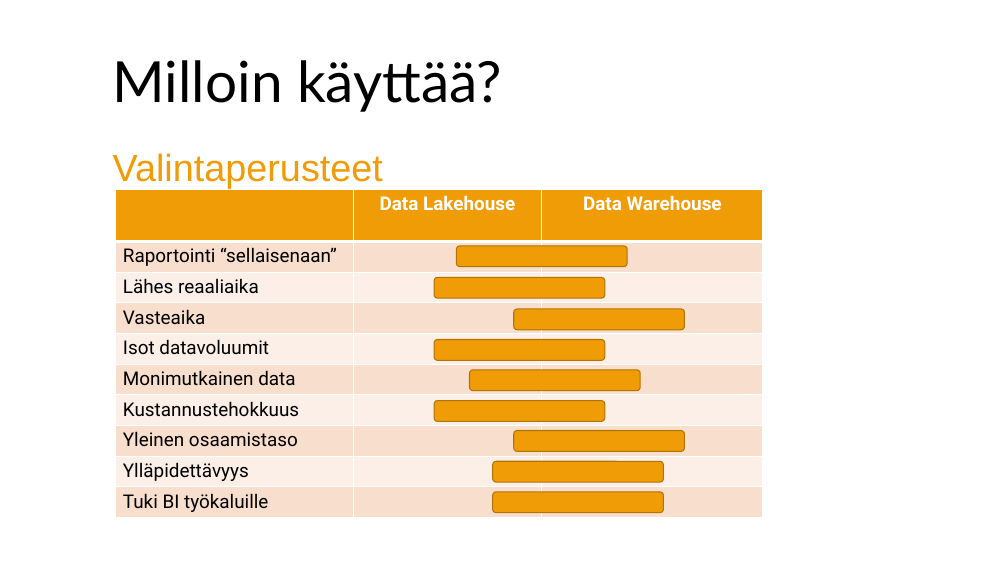
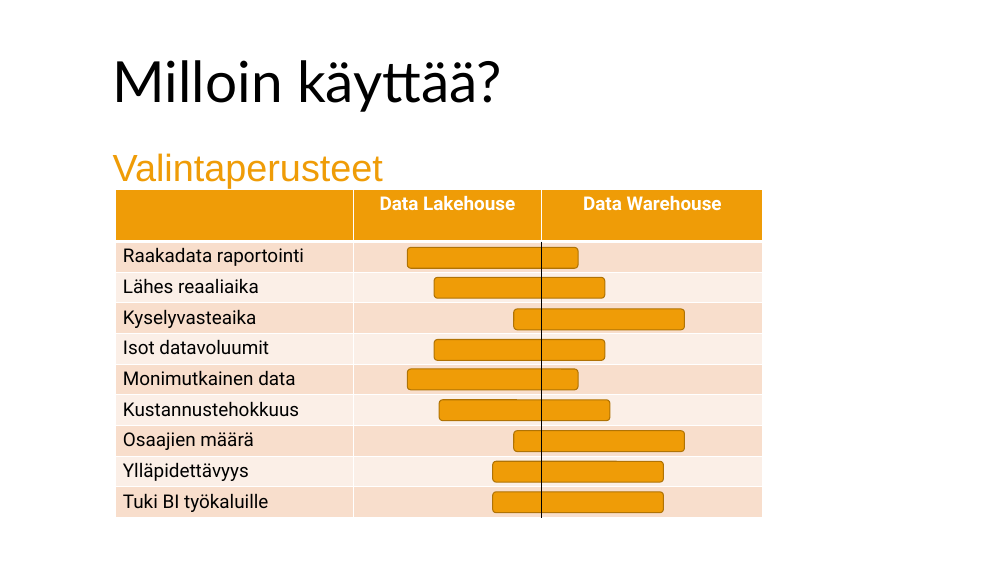
Before and after one commit to Qivada/ADA, a slide deck: slide 17 of Webinar/2023-03-09 - What is Data Lakehouse/Mikä ihmeen Data Lakehouse - FI.pptx. Drawn at 1008x567 pixels with LibreOffice and Linux fonts; fonts in the diff are those of the drawing; background and template pictures are left out. Boxes give left, top, right and bottom in pixels: in the first picture for what was removed or moved away, otherwise in the second. Text is boxed around its words. In the diff, an @@ line names an element or a change of style, - is before the commit and + after.

```diff
--- a/Webinar/2023-03-09 - What is Data Lakehouse/Mikä ihmeen Data Lakehouse - FI.pptx
+++ b/Webinar/2023-03-09 - What is Data Lakehouse/Mikä ihmeen Data Lakehouse - FI.pptx
@@ table at <box>116,190,763,519</box> @@
-row 2, column 1: Raportointi “sellaisenaan”
+row 2, column 1: Raakadata raportointi
-row 4, column 1: Vasteaika
+row 4, column 1: Kyselyvasteaika
-row 8, column 1: Yleinen osaamistaso
+row 8, column 1: Osaajien määrä
@@ rounded rectangle: place and size @@
-rounded rectangle at <box>457,246,628,267</box>
+rounded rectangle at <box>408,247,578,268</box>
@@ line added from (541, 242) to (541, 519), #000000 1.5 pt @@
@@ rounded rectangle: place and size @@
-rounded rectangle at <box>470,370,640,391</box>
+rounded rectangle at <box>408,369,578,390</box>
@@ rounded rectangle: place and size @@
-rounded rectangle at <box>434,401,605,422</box>
+rounded rectangle at <box>439,400,610,421</box>
```
Also in this commit, not shown: 1 other file.
